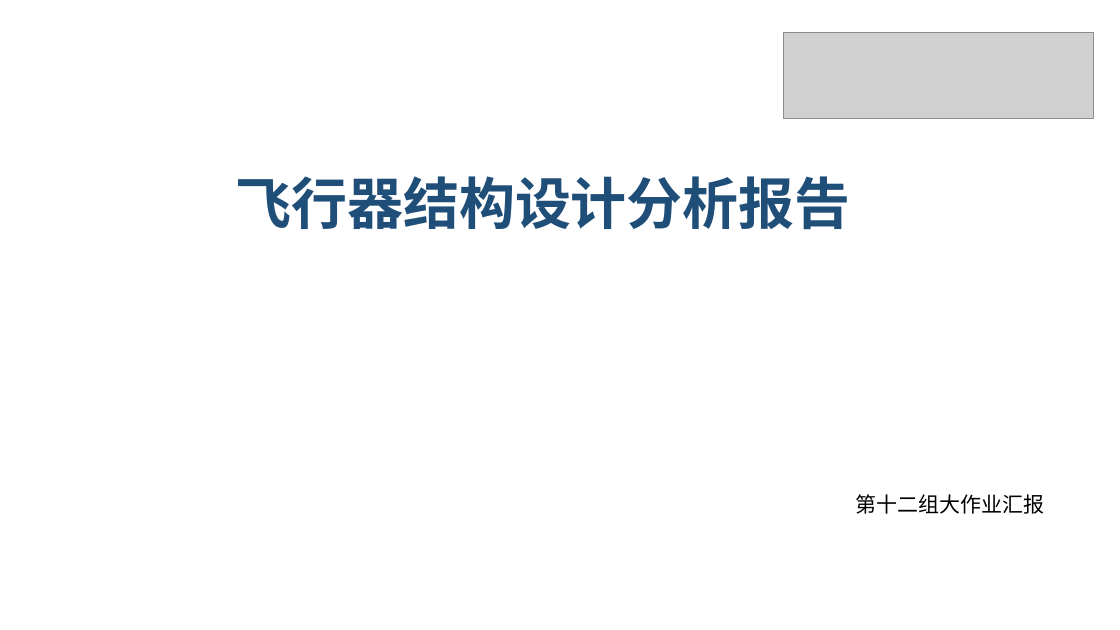
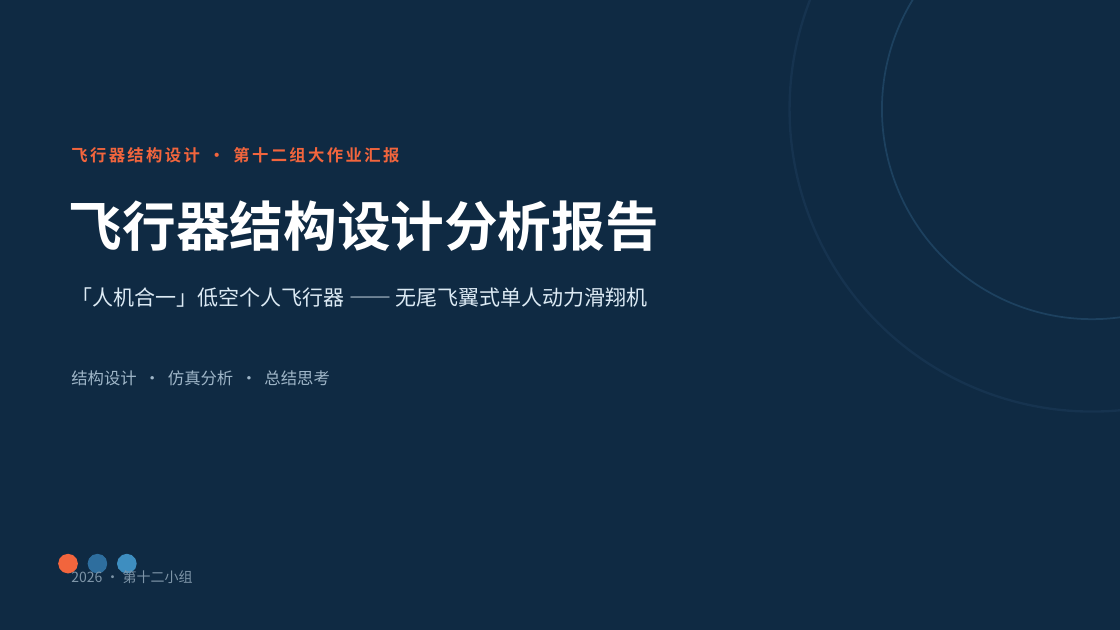
Before and after one commit to SunYifan-IrV/Aircraft_Structure_design, a slide deck: slide 1 of 05_Presentation/飞行器结构设计报告.pptx. Drawn at 1120x630 pixels with LibreOffice and Linux fonts; fonts in the diff are those of the drawing; grey boxes stand for pictures. Boxes give left, top, right and bottom in pixels: in the first picture for what was removed or moved away, otherwise in the second. Text is boxed around its words. In the diff, an @@ line names an element or a change of style, - is before the commit and + after.

```diff
--- a/05_Presentation/飞行器结构设计报告.pptx
+++ b/05_Presentation/飞行器结构设计报告.pptx
@@ background #FFFFFF to #0F2A43 @@
@@ ellipse added at (790,0,1120,412), fill #0F2A43, outline #16334F 2 pt @@
@@ ellipse added at (882,0,1120,319), fill #0F2A43, outline #1D415F 1.5 pt @@
@@ picture removed at (784,32,1094,118) @@
@@ text at (71,147,399,163): text changed; size 18 to 14 pt; text colour #000000 to #F2653D; bold on @@
-第十二组大作业汇报
+飞行器结构设计 · 第十二组大作业汇报
@@ text "飞行器结构设计分析报告": place and size @@
-text "飞行器结构设计分析报告" at (235,176,851,230)
+text "飞行器结构设计分析报告" at (69,200,659,251)
@@ text "飞行器结构设计分析报告" at (69,200,659,251): size 48 to 46 pt, font Times New Roman to Noto Sans CJK SC, text colour #1F4E79 to #FFFFFF; line spacing 1 to 1.12 @@
@@ text added at (71,287,648,307), 18 pt, text #DCEAF4 @@
+「人机合一」低空个人飞行器 —— 无尾飞翼式单人动力滑翔机
@@ text added at (71,370,329,386), 14 pt, text #9FB6C8 @@
+结构设计 · 仿真分析 · 总结思考
@@ ellipse added at (59,555,77,573), fill #F2653D, outline #F2653D 1 pt @@
@@ text added at (71,569,193,583), 12 pt, text #7E95A8 @@
+2026 · 第十二小组
@@ ellipse added at (88,555,107,573), fill #2E6E9E, outline #2E6E9E 1 pt @@
@@ ellipse added at (118,555,136,573), fill #3E8EC0, outline #3E8EC0 1 pt @@
```
Also in this commit, not shown: 3 other slides changed, 9 slides added, 5 slides removed, 4 other files.
